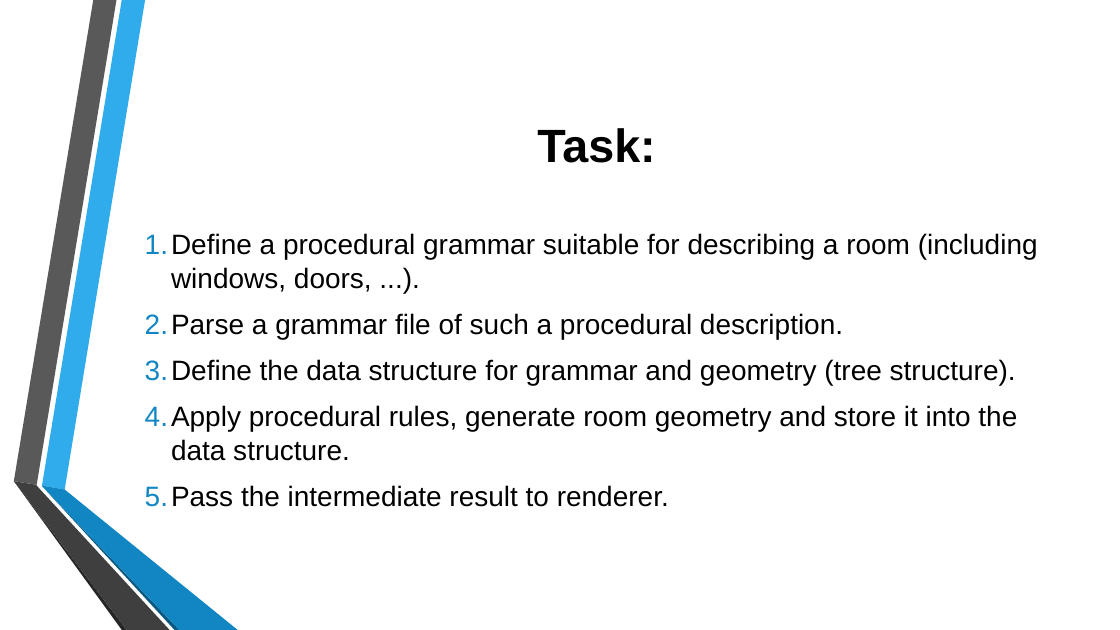
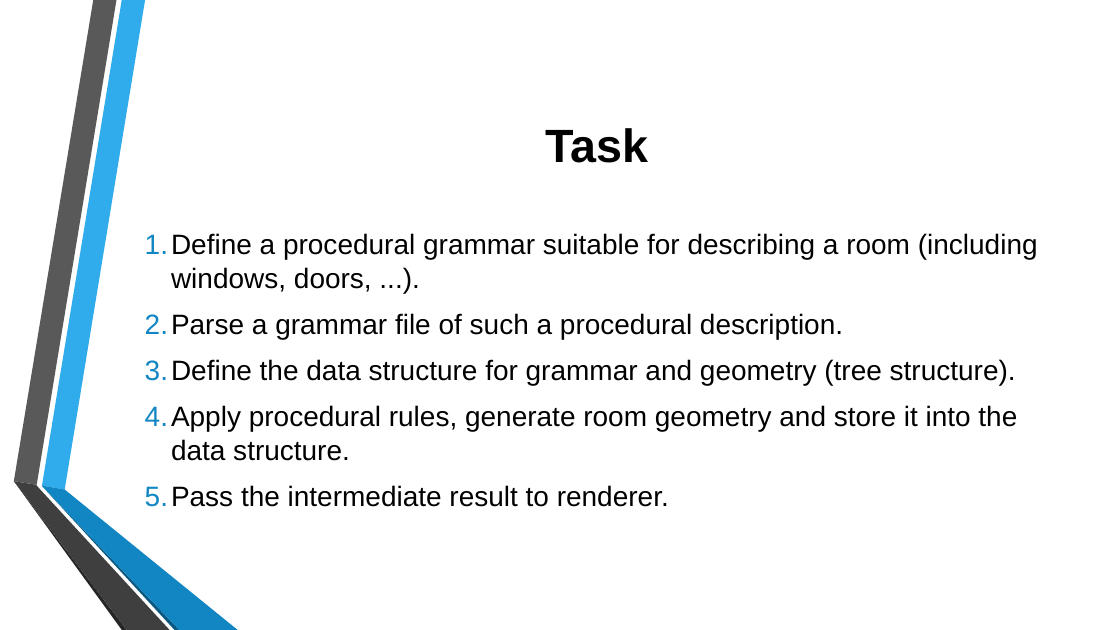
Before and after one commit to jtrillos/ProceduralModelingProject, a slide deck: slide 3 of Final Presentation.pptx. Drawn at 1120x630 pixels with LibreOffice and Linux fonts; fonts in the diff are those of the drawing; background and template pictures are left out. Boxes give left, top, right and bottom in pixels: in the first picture for what was removed or moved away, otherwise in the second. Text is boxed around its words. In the diff, an @@ line names an element or a change of style, - is before the commit and + after.

```diff
--- a/Final Presentation.pptx
+++ b/Final Presentation.pptx
@@ title at bbox=[545, 128, 648, 163]: text changed @@
-Task:
+Task
```
Also in this commit, not shown: 19 other files.
